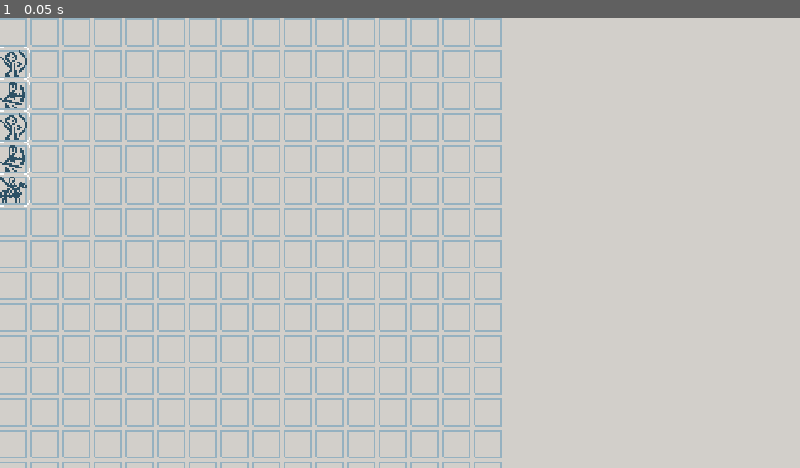
Above: before the commit, frame 1.
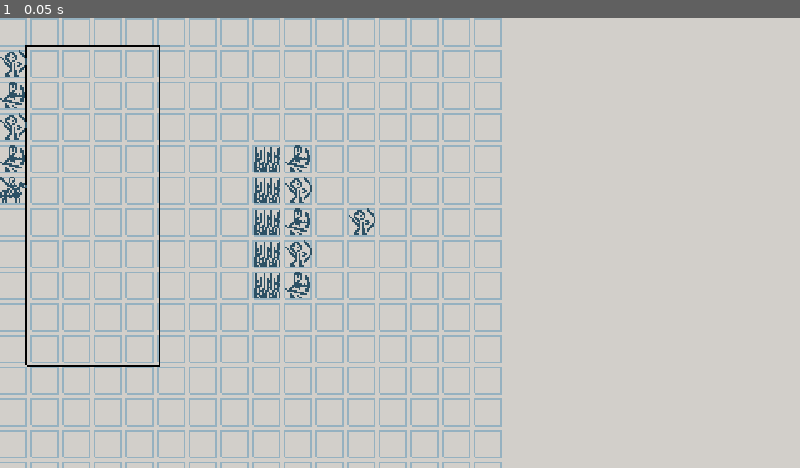
Above: after the commit, the same moment.

Repository: samuelbigos/cards_n_castles
Game: Godot game, scene res://source/Game.tscn
Two runs of this game, one before a commit and one after it. Both use one fixed random seed, a clock stepped at 60 frames per second and the inputs below.
Inputs:
- Up to frame 1 (0.05 s): no input

The runs differ from the first frame. In frame 1, 1.3% of the frame differs, in the area x 0-47%, y 6-78%.

Commit message:
- Add state machine
- Add opponent and basic layout

Diff:
--- a/data/Card.gd
+++ b/data/Card.gd
@@ -2,3 +2,4 @@
 
 export var id : String = ""
 export var sprite : StreamTexture = null
+export var sprite_bg : StreamTexture = null
--- a/data/DatabaseCards.tscn
+++ b/data/DatabaseCards.tscn
@@ -1,6 +1,7 @@
-[gd_scene load_steps=12 format=2]
+[gd_scene load_steps=13 format=2]
 
 [ext_resource path="res://data/DatabaseCards.gd" type="Script" id=1]
+[ext_resource path="res://assets/units/archer_bg.png" type="Texture" id=2]
 [ext_resource path="res://data/Card.tscn" type="PackedScene" id=3]
 [ext_resource path="res://assets/units/maa.png" type="Texture" id=4]
 [ext_resource path="res://assets/units/ram.png" type="Texture" id=5]
@@ -18,6 +19,7 @@
 [node name="Archer" parent="." instance=ExtResource( 3 )]
 id = "archer"
 sprite = ExtResource( 8 )
+sprite_bg = ExtResource( 2 )
 
 [node name="Cavalry" parent="." instance=ExtResource( 3 )]
 id = "cavalry"
--- a/project.godot
+++ b/project.godot
@@ -14,7 +14,12 @@
 "language": "GDScript",
 "path": "res://source/Game.gd"
 }, {
-"base": "Node",
+"base": "Node2D",
+"class": "Opponent",
+"language": "GDScript",
+"path": "res://source/Opponent.gd"
+}, {
+"base": "Node2D",
 "class": "Player",
 "language": "GDScript",
 "path": "res://source/Player.gd"
@@ -31,6 +36,7 @@
 } ]
 _global_script_class_icons={
 "Game": "",
+"Opponent": "",
 "Player": "",
 "Unit": "",
 "XXX": ""
@@ -46,7 +52,7 @@
 
 Globals="*res://source/Globals.gd"
 DatabaseCards="res://data/DatabaseCards.gd"
-PixelGrid="*res://source/PixelGrid.tscn"
+Grid="*res://source/Grid.tscn"
 
 [display]
 
--- a/source/Game.gd
+++ b/source/Game.gd
@@ -1,7 +1,7 @@
 extends Node
 class_name Game
 """
-Base scene for all game components.
+Base scene for all game components and state management.
 """
 
 ###########
@@ -10,9 +10,13 @@
 
 """ PRIVATE """
 
+var _state = Globals.State.NONE
+
 """ PUBLIC """
 
 export var unit_scene : PackedScene = null
+
+signal state_change(from, to)
 
 ###########
 # METHODS #
@@ -22,8 +26,23 @@
 
 func _ready():
 	$Player.setup(self)
+	$Opponent.setup(self)
+	change_state(Globals.State.DEPLOY)
+
+
+func _on_Game_state_change(from, to):
+	pass
 
 """ PUBLIC """
 
 func get_card_database():
 	return $DatabaseCards
+
+
+func change_state(to):
+	emit_signal("state_change", _state, to)
+	_state = to
+
+
+func get_state():
+	return _state
--- a/source/Game.tscn
+++ b/source/Game.tscn
@@ -1,19 +1,26 @@
-[gd_scene load_steps=6 format=2]
+[gd_scene load_steps=7 format=2]
 
 [ext_resource path="res://source/Unit.tscn" type="PackedScene" id=1]
 [ext_resource path="res://source/Game.gd" type="Script" id=2]
-[ext_resource path="res://source/PixelGrid.tscn" type="PackedScene" id=3]
+[ext_resource path="res://source/Grid.tscn" type="PackedScene" id=3]
 [ext_resource path="res://source/Player.gd" type="Script" id=4]
 [ext_resource path="res://data/DatabaseCards.tscn" type="PackedScene" id=5]
+[ext_resource path="res://source/Opponent.gd" type="Script" id=6]
 
 [node name="Game" type="Node2D"]
 script = ExtResource( 2 )
 unit_scene = ExtResource( 1 )
 
-[node name="PixelGrid" parent="." instance=ExtResource( 3 )]
+[node name="Grid" parent="." instance=ExtResource( 3 )]
 
-[node name="Player" type="Node" parent="."]
+[node name="Player" type="Node2D" parent="."]
 script = ExtResource( 4 )
 starting_hand = [ "archer", "maa", "archer", "maa", "cavalry" ]
 
+[node name="Opponent" type="Node2D" parent="."]
+script = ExtResource( 6 )
+
 [node name="DatabaseCards" parent="." instance=ExtResource( 5 )]
+[connection signal="state_change" from="." to="Player" method="_on_Game_state_change"]
+[connection signal="state_change" from="." to="Opponent" method="_on_Game_state_change"]
+[connection signal="state_change" from="." to="." method="_on_Game_state_change"]
--- a/source/Globals.gd
+++ b/source/Globals.gd
@@ -1,16 +1,7 @@
 extends Node
 
-
-# Declare member variables here. Examples:
-# var a = 2
-# var b = "text"
-
-
-# Called when the node enters the scene tree for the first time.
-func _ready():
-	pass # Replace with function body.
-
-
-# Called every frame. 'delta' is the elapsed time since the previous frame.
-#func _process(delta):
-#	pass
+enum State {
+	NONE,
+	DEPLOY,
+	BATTLE
+}
--- /dev/null
+++ b/source/Grid.gd
@@ -0,0 +1,86 @@
+extends Node2D
+"""
+Defines and stores info about the grid.
+"""
+
+###########
+# MEMBERS #
+###########
+
+""" PRIVATE """
+
+var _grid = [] # store objects at each grid loc
+var _grid_map = {} # dictionary to store object locations for quick grid operations
+
+""" PUBLIC """
+
+export var grid_size : Vector2
+export var cell_size : Vector2
+export var cell_padding : int
+export var debug_render_grid : bool
+
+###########
+# METHODS #
+###########
+
+""" PRIVATE """
+
+func _ready():
+	for x in range(0, grid_size.x):
+		_grid.append([])
+		for _y in range(0, grid_size.y):
+			_grid[x].append(null)
+
+
+func _draw():
+	for x in range(0, grid_size.x):
+		for y in range(0, grid_size.y):
+			var rect = Rect2(x * (cell_size.x + cell_padding), y * (cell_size.y + cell_padding), cell_size.x, cell_size.y)
+			draw_rect(rect, Color("96b2c1"), false)
+
+
+""" PUBLIC """
+
+func get_at(x:int, y:int):
+	return _grid[x][y]
+
+
+func has(object:Node):
+	return _grid_map.has(object)
+
+
+func add(x:int, y:int, object:Node):
+	if not get_at(x, y):
+		_grid_map[object] = Vector2(x, y)
+		_grid[x][y] = object
+		return true
+	else:
+		push_warning("Object already exists at this location, check before calling this function.")
+		return false
+
+
+func move(object:Node, x:int, y:int):
+	if not _grid_map.has(object):
+		push_warning("Trying to move object that doesn't exist.")
+		return false
+
+	if _grid[x][y] != null:
+		push_warning("Trying to move object into a non-empty grid cell.")
+		return false
+
+	var current_pos = _grid_map[object]
+	_grid[x][y] = object
+	_grid[current_pos.x][current_pos.y] = null
+	_grid_map[object] = Vector2(x, y)
+	return true
+
+
+func remove(object:Node):
+	if not _grid_map.has(object):
+		push_warning("Trying to remove object that doesn't exist in grid.")
+		return false
+
+	var pos = _grid_map[object]
+	_grid[pos.x][pos.y] = null
+	_grid_map.erase(object)
+	return true
--- a/source/PixelGrid.tscn
+++ b/source/Grid.tscn
@@ -1,6 +1,6 @@
 [gd_scene load_steps=2 format=2]
 
-[ext_resource path="res://source/PixelGrid.gd" type="Script" id=1]
+[ext_resource path="res://source/Grid.gd" type="Script" id=1]
 
 [node name="PixelGrid" type="Node2D"]
 script = ExtResource( 1 )
--- /dev/null
+++ b/source/Opponent.gd
@@ -0,0 +1,55 @@
+extends Node2D
+class_name Opponent
+"""
+Manages opponent units.
+"""
+
+const opponent_start = Vector2(8, 4)
+const level = [["palisade", "maa", null, null, null],
+				["palisade", "archer", null, null, null],
+				["palisade", "maa", null, "archer", null],
+				["palisade", "archer", null, null, null],
+				["palisade", "maa", null, null, null]]
+
+###########
+# MEMBERS #
+###########
+
+""" PRIVATE """
+
+var _game = null
+var _units = []
+
+""" PUBLIC """
+
+###########
+# METHODS #
+###########
+
+""" PRIVATE """
+
+func _ready():
+	for x in range(0, level.size()):
+		for y in range(0, level[x].size()):
+			print(level[x][y])
+
+
+func _on_Game_state_change(from, to):
+	pass # Replace with function body.
+
+""" PUBLIC """
+
+func setup(game):
+	_game = game
+	for x in range(0, level.size()):
+		for y in range(0, level[x].size()):
+			# note x and y flipped here because 'level' is defined backwards for readability.
+			# fix when implementing proper level structure.
+			if level[y][x] == null:
+				continue
+
+			var card_data = _game.get_card_database().get_card_by_id(level[y][x])
+			var unit = _game.unit_scene.instance()
+			unit.init_with_data(card_data)
+			unit.set_grid_pos(Vector2(opponent_start.x + x, opponent_start.y + y))
+			add_child(unit)
--- a/source/PixelGrid.gd
+++ /dev/null
@@ -1,15 +0,0 @@
-extends Node2D
-
-export var grid_size : Vector2
-export var cell_size : Vector2
-export var cell_padding : int
-export var debug_render_grid : bool
-
-func _ready():
-	pass
-
-func _draw():
-	for x in range(0, grid_size.x):
-		for y in range(0, grid_size.y):
-			var rect = Rect2(x * (cell_size.x + cell_padding), y * (cell_size.y + cell_padding), cell_size.x, cell_size.y)
-			draw_rect(rect, Color("96b2c1"), false)
--- a/source/Player.gd
+++ b/source/Player.gd
@@ -1,4 +1,4 @@
-extends Node
+extends Node2D
 class_name Player
 """
 Stores player state.
@@ -10,12 +10,15 @@
 
 """ PRIVATE """
 
-export var starting_hand = []
+var _game = null
+var _units = []
 
 """ PUBLIC """
 
-var _game = null
-var _units = []
+const DEPLOY_RECT_POS = Vector2(1, 1)
+const DEPLOY_RECT_SIZE = Vector2(5, 12)
+
+export var starting_hand = []
 
 ###########
 # METHODS #
@@ -25,6 +28,22 @@
 
 func _ready():
 	pass
+
+
+func _draw():
+	var rect = Rect2(DEPLOY_RECT_POS * Grid.grid_size, DEPLOY_RECT_SIZE * Grid.grid_size)
+	draw_rect(rect, Color("000000"), false)
+
+
+func _on_Game_state_change(from, to):
+	match to:
+		Globals.State.DEPLOY:
+			for unit in _units:
+				unit._process_input = true
+		Globals.State.BATTLE:
+			for unit in _units:
+				unit._process_input = false
+
 
 """ PUBLIC """
 
@@ -37,4 +56,5 @@
 		unit.init_with_data(card_data)
 		unit.set_grid_pos(Vector2(0, current_pos))
 		add_child(unit)
+		_units.append(unit)
 		current_pos += 1
--- a/source/Unit.gd
+++ b/source/Unit.gd
@@ -12,13 +12,14 @@
 
 """ PUBLIC """
 
-const SNAP_TIME = 0.15
+const SNAP_TIME = 0.1
 
 var _sticky = false
-var _mouse_snapped_pos_last = Vector2()
+var _mouse_grid_pos_last = Vector2()
 var _snap_lerp_timer = 0.0
 var _snap_lerp_to = Vector2()
 var _snap_lerp_from = Vector2()
+var _process_input = false
 
 ###########
 # METHODS #
@@ -43,27 +44,27 @@
 
 func _move_and_snap(pos):
 	# adjust pos to snap to grid
-	var mouse_snapped_pos = _pos_to_snapped_pos(pos)
-	if mouse_snapped_pos != _mouse_snapped_pos_last:
-		_snap_lerp_from = _mouse_snapped_pos_last
-		_snap_lerp_to = mouse_snapped_pos
+	var mouse_grid_pos = _pos_to_grid_pos(pos)
+	if mouse_grid_pos != _mouse_grid_pos_last and Grid.get_at(mouse_grid_pos.x, mouse_grid_pos.y) == null:
+		_snap_lerp_from = _grid_pos_to_snapped_pos(_mouse_grid_pos_last)
+		_snap_lerp_to = _grid_pos_to_snapped_pos(mouse_grid_pos)
 		_snap_lerp_timer = SNAP_TIME
+		Grid.move(self, mouse_grid_pos.x, mouse_grid_pos.y)
 
-	_mouse_snapped_pos_last = mouse_snapped_pos
+	_mouse_grid_pos_last = mouse_grid_pos
 
 
-func _pos_to_snapped_pos(pos):
-	var snapped_pos = Vector2()
-	snapped_pos.x = int(pos.x / (PixelGrid.cell_size.x + PixelGrid.cell_padding))
-	snapped_pos.y = int(pos.y / (PixelGrid.cell_size.y + PixelGrid.cell_padding))
-	return _grid_pos_to_snapped_pos(snapped_pos)
+func _pos_to_snapped_pos(pos:Vector2):
+	return _grid_pos_to_snapped_pos(_pos_to_grid_pos(pos))
 
 
-func _grid_pos_to_snapped_pos(pos):
-	var snapped_pos = Vector2()
-	snapped_pos = pos * (PixelGrid.cell_size + ((Vector2(1.0, 1.0) * PixelGrid.cell_padding)))
-	snapped_pos += PixelGrid.cell_size * 0.5
-	return snapped_pos
+func _grid_pos_to_snapped_pos(pos:Vector2):
+	return pos * (Grid.cell_size + ((Vector2(1.0, 1.0) * Grid.cell_padding))) + Grid.cell_size * 0.5
+
+
+func _pos_to_grid_pos(pos:Vector2):
+	return Vector2(int(pos.x / (Grid.cell_size.x + Grid.cell_padding)),
+					int(pos.y / (Grid.cell_size.y + Grid.cell_padding)))
 
 
 func _in_hand():
@@ -77,23 +78,31 @@
 
 
 func _on_Area2D_mouse_entered():
-	$Selection.visible = true
+	if _process_input:
+		$Selection.visible = true
 
 
 func _on_Area2D_mouse_exited():
-	$Selection.visible = false
+	if _process_input:
+		$Selection.visible = false
 
 
-func _on_Area2D_input_event(viewport, event, shape_idx):
-	if Input.is_action_pressed("ui_select"):
-		_sticky = true
+func _on_Area2D_input_event(_viewport, event, _shape_idx):
+	if _process_input: # TODO: Move this input logic to Player.gd
+		if event.is_action_pressed("ui_select"):
+			_sticky = true
 
 """ PUBLIC """
 
 func init_with_data(card_data):
 	$Sprite.texture = card_data.sprite
+	$SpriteBG.texture = card_data.sprite_bg
 
 
 func set_grid_pos(pos):
 	position = _grid_pos_to_snapped_pos(pos)
-	_mouse_snapped_pos_last = position
+	_mouse_grid_pos_last = pos
+	if not Grid.has(self):
+		Grid.add(pos.x, pos.y, self)
+	else:
+		Grid.move(self, pos.x, pos.y)
--- a/source/Unit.tscn
+++ b/source/Unit.tscn
@@ -10,6 +10,9 @@
 [node name="Unit" type="Node2D"]
 script = ExtResource( 2 )
 
+[node name="SpriteBG" type="Sprite" parent="."]
+visible = false
+
 [node name="Sprite" type="Sprite" parent="."]
 texture = ExtResource( 1 )
 
@@ -19,6 +22,7 @@
 shape = SubResource( 1 )
 
 [node name="Selection" type="Sprite" parent="."]
+visible = false
 texture = ExtResource( 3 )
 [connection signal="input_event" from="Area2D" to="." method="_on_Area2D_input_event"]
 [connection signal="mouse_entered" from="Area2D" to="." method="_on_Area2D_mouse_entered"]
Binary file added: assets/units/archer_bg.png
Not shown, added: assets/units/archer_bg.png.import
